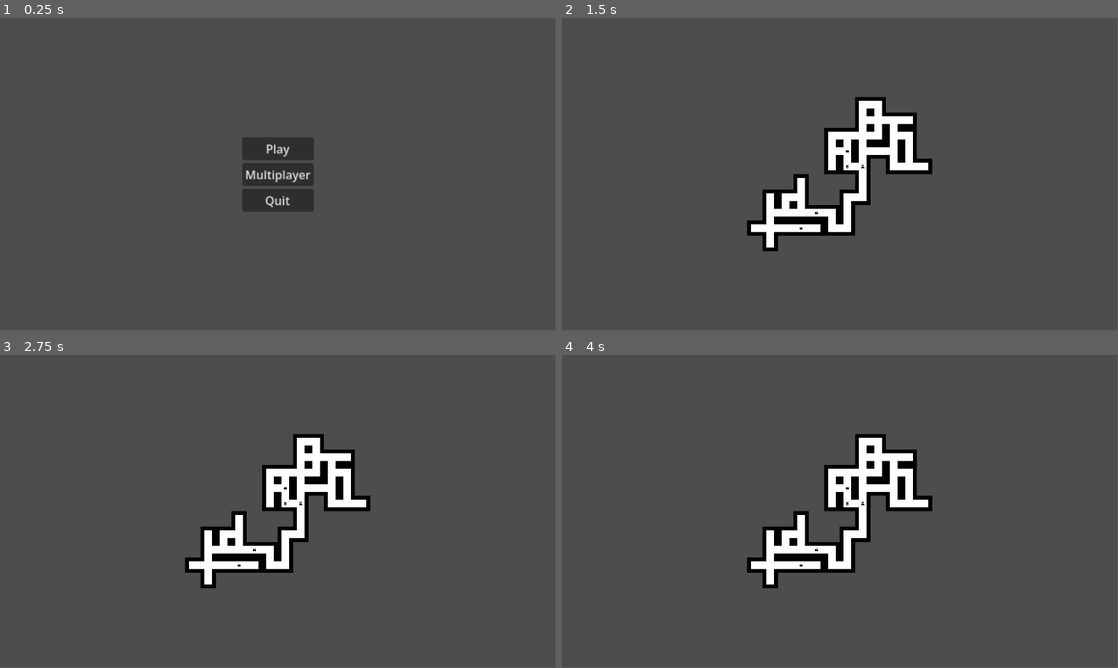
Above: before the commit, frames 1-4 (two rows, left to right).
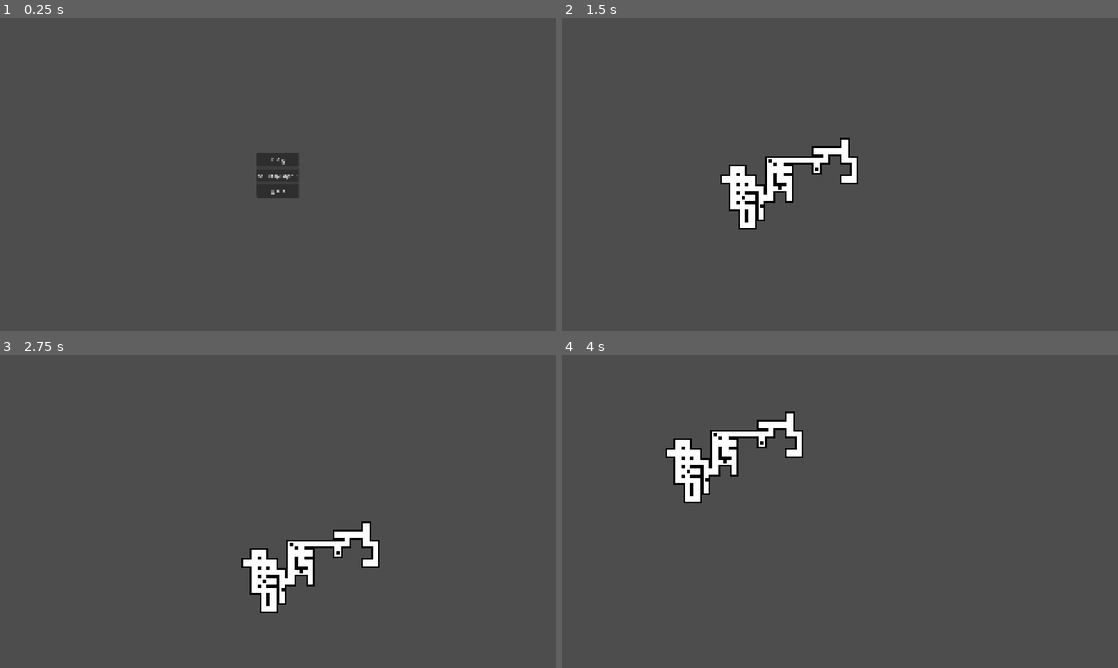
Above: after the commit, the same moments.

Repository: dsvalerian/project-minotaur
Game: Godot game, scene res://main.tscn
Same seed, same stepped clock (60 frames per second), same inputs: the game is played once before the commit and once after it.
Inputs (mouse positions are in pixels of both pictures, inside the frame that each line leads up to):
- Up to frame 1 (0.25 s): no input
- Up to frame 2 (1.5 s): click "Play" at 0.5 s; tap Enter at 1.25 s; move the mouse to (962, 158) at 1.27 s; click (962, 158) at 1.42 s
- Up to frame 3 (2.75 s): tap Space at 2 s; drag from (166, 527) to (250, 574) at 2.02 s
- Up to frame 4 (4 s): tap Enter at 2.75 s; move the mouse to (895, 442) at 2.77 s; click (895, 442) at 2.92 s; tap Space at 3.5 s; drag from (812, 574) to (673, 464) at 3.52 s
In our replay, the window is 799x449 before the commit and 800x450 after it. These sizes can differ from the game's own. Grey fills any space a smaller window leaves; there, only what the larger window draws over its background counts as a difference.

The runs differ from the first frame. In frame 1, 2.0% of the frame differs, in the area x 43-57%, y 38-62%; in frame 2, 7.7%; in frame 3, 7.9%; in frame 4, 8.7%, in the area x 18-67%, y 18-75%.

Commit message:
Map gen flailing

Diff:
--- /dev/null
+++ b/features/camera/camera.gd
@@ -0,0 +1,26 @@
+extends Camera2D
+
+const ZOOM_SPEED := 0.25
+const ZOOM_MIN := Vector2(1, 1)
+const ZOOM_MAX := Vector2(8.0, 8.0)
+
+var _dragging := false
+var _drag_start_mouse := Vector2.ZERO
+var _drag_start_camera := Vector2.ZERO
+
+func _input(event: InputEvent) -> void:
+	if event is InputEventMouseButton:
+			match event.button_index:
+					MOUSE_BUTTON_WHEEL_UP:
+							zoom = clamp(zoom + Vector2(ZOOM_SPEED, ZOOM_SPEED), ZOOM_MIN, ZOOM_MAX)
+					MOUSE_BUTTON_WHEEL_DOWN:
+							zoom = clamp(zoom - Vector2(ZOOM_SPEED, ZOOM_SPEED), ZOOM_MIN, ZOOM_MAX)
+					MOUSE_BUTTON_LEFT:
+							_dragging = event.pressed
+							if _dragging:
+									_drag_start_mouse = get_viewport().get_mouse_position()
+									_drag_start_camera = global_position
+
+	if event is InputEventMouseMotion and _dragging:
+			var delta := get_viewport().get_mouse_position() - _drag_start_mouse
+			global_position = _drag_start_camera - delta / zoom
--- /dev/null
+++ b/features/camera/camera.tscn
@@ -0,0 +1,6 @@
+[gd_scene format=3 uid="uid://2aj2ayk8gjbn"]
+
+[ext_resource type="Script" uid="uid://8f5grftgaeae" path="res://features/camera/camera.gd" id="1_unxwy"]
+
+[node name="Camera" type="Camera2D" unique_id=438464646]
+script = ExtResource("1_unxwy")
--- a/features/map/cell/features/floor_entrance/floor_entrance.gd
+++ /dev/null
@@ -1 +0,0 @@
-extends CellFeature
--- a/features/map/cell/features/floor_entrance/floor_entrance.tscn
+++ /dev/null
@@ -1,10 +0,0 @@
-[gd_scene format=3 uid="uid://dtskfcjiwtion"]
-
-[ext_resource type="Texture2D" uid="uid://55v4n4rkmgmd" path="res://features/map/cell/features/floor_entrance/floor_entrance.png" id="1_50t14"]
-[ext_resource type="Script" uid="uid://hf2lpani3yx7" path="res://features/map/cell/features/floor_entrance/floor_entrance.gd" id="1_hgdw7"]
-
-[node name="FloorEntrance" type="Node2D" unique_id=1363870422]
-script = ExtResource("1_hgdw7")
-
-[node name="Sprite2D" type="Sprite2D" parent="." unique_id=1781617201]
-texture = ExtResource("1_50t14")
--- a/features/map/cell/features/floor_exit/floor_exit.gd
+++ /dev/null
@@ -1 +0,0 @@
-extends CellFeature
--- a/features/map/cell/features/floor_exit/floor_exit.tscn
+++ /dev/null
@@ -1,10 +0,0 @@
-[gd_scene format=3 uid="uid://dots8oytq7v6l"]
-
-[ext_resource type="Script" uid="uid://c5s3e58u58xne" path="res://features/map/cell/features/floor_exit/floor_exit.gd" id="1_gjfd4"]
-[ext_resource type="Texture2D" uid="uid://q3e2ekvebxqk" path="res://features/map/cell/features/floor_exit/floor_exit.png" id="2_ev0cb"]
-
-[node name="FloorExit" type="Node2D" unique_id=83160459]
-script = ExtResource("1_gjfd4")
-
-[node name="Sprite2D" type="Sprite2D" parent="." unique_id=384609493]
-texture = ExtResource("2_ev0cb")
--- a/features/map/cell/features/treasure_chest/treasure_chest.gd
+++ /dev/null
@@ -1 +0,0 @@
-extends CellFeature
--- a/features/map/cell/features/treasure_chest/treasure_chest.tscn
+++ /dev/null
@@ -1,10 +0,0 @@
-[gd_scene format=3 uid="uid://dtx42s18anwlw"]
-
-[ext_resource type="Script" uid="uid://o1m1sf0x8ant" path="res://features/map/cell/features/treasure_chest/treasure_chest.gd" id="1_sqwam"]
-[ext_resource type="Texture2D" uid="uid://gnogontfaye1" path="res://features/map/cell/features/treasure_chest/treasure_chest.png" id="2_8hbwt"]
-
-[node name="TreasureChest" type="Node2D" unique_id=525415141]
-script = ExtResource("1_sqwam")
-
-[node name="Sprite2D" type="Sprite2D" parent="." unique_id=854079283]
-texture = ExtResource("2_8hbwt")
--- /dev/null
+++ b/features/map/features/floor_entrance/floor_entrance.gd
@@ -0,0 +1,4 @@
+extends CellFeature
+
+func interact() -> void:
+	pass
--- /dev/null
+++ b/features/map/features/floor_entrance/floor_entrance.tscn
@@ -0,0 +1,10 @@
+[gd_scene format=3 uid="uid://dtskfcjiwtion"]
+
+[ext_resource type="Texture2D" uid="uid://55v4n4rkmgmd" path="res://features/map/features/floor_entrance/floor_entrance.png" id="1_50t14"]
+[ext_resource type="Script" uid="uid://hf2lpani3yx7" path="res://features/map/features/floor_entrance/floor_entrance.gd" id="1_hgdw7"]
+
+[node name="FloorEntrance" type="Node2D" unique_id=1363870422]
+script = ExtResource("1_hgdw7")
+
+[node name="Sprite2D" type="Sprite2D" parent="." unique_id=1781617201]
+texture = ExtResource("1_50t14")
--- /dev/null
+++ b/features/map/features/floor_exit/floor_exit.gd
@@ -0,0 +1,4 @@
+extends CellFeature
+
+func interact() -> void:
+	pass
--- /dev/null
+++ b/features/map/features/floor_exit/floor_exit.tscn
@@ -0,0 +1,10 @@
+[gd_scene format=3 uid="uid://dots8oytq7v6l"]
+
+[ext_resource type="Script" uid="uid://c5s3e58u58xne" path="res://features/map/features/floor_exit/floor_exit.gd" id="1_gjfd4"]
+[ext_resource type="Texture2D" uid="uid://q3e2ekvebxqk" path="res://features/map/features/floor_exit/floor_exit.png" id="2_ev0cb"]
+
+[node name="FloorExit" type="Node2D" unique_id=83160459]
+script = ExtResource("1_gjfd4")
+
+[node name="Sprite2D" type="Sprite2D" parent="." unique_id=384609493]
+texture = ExtResource("2_ev0cb")
--- /dev/null
+++ b/features/map/features/treasure_chest/treasure_chest.gd
@@ -0,0 +1,4 @@
+extends CellFeature
+
+func interact() -> void:
+	pass
--- /dev/null
+++ b/features/map/features/treasure_chest/treasure_chest.tscn
@@ -0,0 +1,10 @@
+[gd_scene format=3 uid="uid://dtx42s18anwlw"]
+
+[ext_resource type="Script" uid="uid://o1m1sf0x8ant" path="res://features/map/features/treasure_chest/treasure_chest.gd" id="1_sqwam"]
+[ext_resource type="Texture2D" uid="uid://gnogontfaye1" path="res://features/map/features/treasure_chest/treasure_chest.png" id="2_8hbwt"]
+
+[node name="TreasureChest" type="Node2D" unique_id=525415141]
+script = ExtResource("1_sqwam")
+
+[node name="Sprite2D" type="Sprite2D" parent="." unique_id=854079283]
+texture = ExtResource("2_8hbwt")
--- a/features/map/map_renderer.gd
+++ b/features/map/map.gd
@@ -1,9 +1,9 @@
-class_name MapRenderer extends Node2D
+class_name Map extends Node2D
 
 const FEATURE_SCENES: Dictionary[CellFeature.Type, Resource] = {
-	CellFeature.Type.FLOOR_ENTRANCE: preload("res://features/map/cell/features/floor_entrance/floor_entrance.tscn"),
-	CellFeature.Type.FLOOR_EXIT: preload("res://features/map/cell/features/floor_exit/floor_exit.tscn"),
-	CellFeature.Type.TREASURE_CHEST: preload("res://features/map/cell/features/treasure_chest/treasure_chest.tscn")
+	CellFeature.Type.FLOOR_ENTRANCE: preload("res://features/map/features/floor_entrance/floor_entrance.tscn"),
+	CellFeature.Type.FLOOR_EXIT: preload("res://features/map/features/floor_exit/floor_exit.tscn"),
+	CellFeature.Type.TREASURE_CHEST: preload("res://features/map/features/treasure_chest/treasure_chest.tscn")
 }
 
 const MASK_TO_ATLAS: Dictionary[int, Vector2i] = {
@@ -34,12 +34,10 @@
 
 @onready var cell_layer: TileMapLayer = $CellLayer
 @onready var feature_layer: Node2D = $FeatureLayer
-@onready var camera: Camera2D = $Camera2D
 
-func render(map: MapData) -> void:
+func create(map: MapData) -> void:
 	_render_cells(map)
-	_render_features(map)
-	_center_camera_on_map(map)
+	_instantiate_features(map)
 
 func _render_cells(map: MapData) -> void:
 	# Render by accessing the coordinates in the tilemap
@@ -47,14 +45,8 @@
 	for cell in map.cells.values():
 		cell_layer.set_cell(cell.grid_position, 0, MASK_TO_ATLAS[cell.get_exits()])
 
-func _render_features(map: MapData) -> void:
-	for position in map.features:
-		var node: CellFeature = FEATURE_SCENES[map.features[position]].instantiate()
-		node.position = cell_layer.map_to_local(position)
+func _instantiate_features(map: MapData) -> void:
+	for pos in map.features:
+		var node: CellFeature = FEATURE_SCENES[map.features[pos]].instantiate()
+		node.position = cell_layer.map_to_local(pos)
 		feature_layer.add_child(node)
-
-func _center_camera_on_map(map: MapData) -> void:
-	var top_left = cell_layer.map_to_local(map.bounds.position)
-	var bottom_right = cell_layer.map_to_local(map.bounds.position + map.bounds.size)
-	var center = (top_left + bottom_right) / 2.0
-	camera.global_position = center
--- a/features/map/map_generator.gd
+++ b/features/map/map_generator.gd
@@ -16,13 +16,13 @@
 
 var _rng: RandomNumberGenerator
 
-func _init(seed: int):
+func _init(map_seed: int):
 	_rng = RandomNumberGenerator.new()
-	_rng.seed = seed
+	_rng.seed = map_seed
 
 # Return a dictionary of position (Vector2i) -> CellData
 func generate(size: int) -> MapData:
-	print("Generating map with seed %d..." % [seed])
+	print("Generating map with seed %d..." % [_rng.seed])
 
 	var map = MapData.new()
 	map.cells = _generate_cells(size)
--- a/features/map/map_manager.gd
+++ b/features/map/map_manager.gd
@@ -1,16 +1,16 @@
 class_name MapManager extends Node2D
 
-@export var seed: int
-@export var size: int
+@export var map_seed: int
+@export var map_size: int
 
-@onready var renderer = $MapRenderer
-@onready var generator = MapGenerator.new(seed)
+@onready var map = $Map
+@onready var generator = MapGenerator.new(map_seed)
 
-var _map: MapData
+var _map_data: MapData
 
 func _ready():
 	create_map()
 
 func create_map():
-	_map = generator.generate(size)
-	renderer.render(_map)
+	_map_data = generator.generate(map_size)
+	map.create(_map_data)
--- a/features/map/map_manager.tscn
+++ b/features/map/map_manager.tscn
@@ -1,8 +1,9 @@
 [gd_scene format=3 uid="uid://bwj46fhu6psgo"]
 
 [ext_resource type="Script" uid="uid://p1sg2h8fcf14" path="res://features/map/map_manager.gd" id="1_dgjgn"]
-[ext_resource type="Script" uid="uid://c31fn3vfysgrk" path="res://features/map/map_renderer.gd" id="2_430cx"]
+[ext_resource type="Script" uid="uid://c31fn3vfysgrk" path="res://features/map/map.gd" id="2_430cx"]
 [ext_resource type="Texture2D" uid="uid://mw2st1d43wym" path="res://features/map/tile_sets/debug.png" id="2_u7hhg"]
+[ext_resource type="PackedScene" uid="uid://2aj2ayk8gjbn" path="res://features/camera/camera.tscn" id="4_n6fde"]
 
 [sub_resource type="TileSetAtlasSource" id="TileSetAtlasSource_430cx"]
 texture = ExtResource("2_u7hhg")
@@ -34,15 +35,15 @@
 
 [node name="MapManager" type="Node2D" unique_id=1580314556]
 script = ExtResource("1_dgjgn")
-seed = 10000
-size = 100
+map_seed = 42
+map_size = 100
 
-[node name="MapRenderer" type="Node2D" parent="." unique_id=706341325]
+[node name="Map" type="Node2D" parent="." unique_id=706341325]
 script = ExtResource("2_430cx")
 
-[node name="CellLayer" type="TileMapLayer" parent="MapRenderer" unique_id=1177148956]
+[node name="CellLayer" type="TileMapLayer" parent="Map" unique_id=1177148956]
 tile_set = SubResource("TileSet_n6fde")
 
-[node name="FeatureLayer" type="Node2D" parent="MapRenderer" unique_id=1406394723]
+[node name="FeatureLayer" type="Node2D" parent="Map" unique_id=1406394723]
 
-[node name="Camera2D" type="Camera2D" parent="MapRenderer" unique_id=2030795357]
+[node name="Camera" parent="." unique_id=438464646 instance=ExtResource("4_n6fde")]
--- a/project.godot
+++ b/project.godot
@@ -21,6 +21,13 @@
 NetworkManager="*uid://d2vxoxundw5tw"
 PeerManager="*uid://bgkr1kmlaqhc6"
 
+[display]
+
+window/size/viewport_width=1920
+window/size/viewport_height=1080
+window/stretch/mode="canvas_items"
+window/stretch/aspect="expand"
+
 [editor_plugins]
 
 enabled=PackedStringArray("res://addons/godot_vim/plugin.cfg")
@@ -31,4 +38,7 @@
 
 [rendering]
 
+textures/canvas_textures/default_texture_filter=0
 rendering_device/driver.windows="d3d12"
+2d/snap/snap_2d_transforms_to_pixel=true
+2d/snap/snap_2d_vertices_to_pixel=true
Not shown, added: features/camera/camera.gd.uid
Binary file removed: features/map/cell/features/floor_entrance/floor_entrance.aseprite
Binary file removed: features/map/cell/features/floor_entrance/floor_entrance.png
Binary file removed: features/map/cell/features/floor_exit/floor_exit.aseprite
Binary file removed: features/map/cell/features/floor_exit/floor_exit.png
Binary file removed: features/map/cell/features/treasure_chest/treasure_chest.aseprite
Binary file removed: features/map/cell/features/treasure_chest/treasure_chest.png
Renamed: features/map/cell/cell_data.gd -> features/map/cell_data.gd
Renamed: features/map/cell/cell_data.gd.uid -> features/map/cell_data.gd.uid
Renamed: features/map/cell/features/cell_feature.gd -> features/map/features/cell_feature.gd
Renamed: features/map/cell/features/cell_feature.gd.uid -> features/map/features/cell_feature.gd.uid
Renamed: features/map/cell/features/floor_entrance/debug.aseprite -> features/map/features/floor_entrance/debug.aseprite
(and 15 more such lines)
